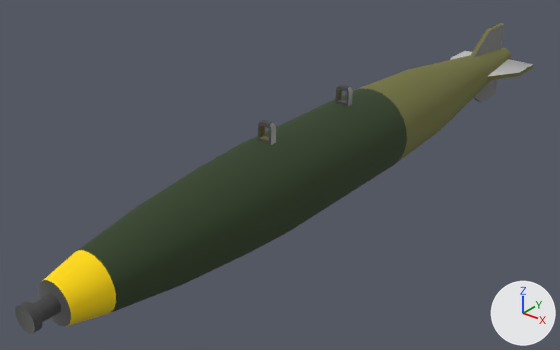
The glTF model Assets/Models/Ordinance/Bombs/Mk-81/MK-81 LDGP.glb as it was, and as the next commit left it.
Both versions are drawn from a 50 mm camera at (0.992, -1.284, 0.78) aimed at (-0.101, 0.083, -0.068). Arrows for +X, +Y and +Z are at lower right; the lights stay in place. Vertices at the same position are counted once.

In view in the first picture: 'Mk-82 Standard Tail'.
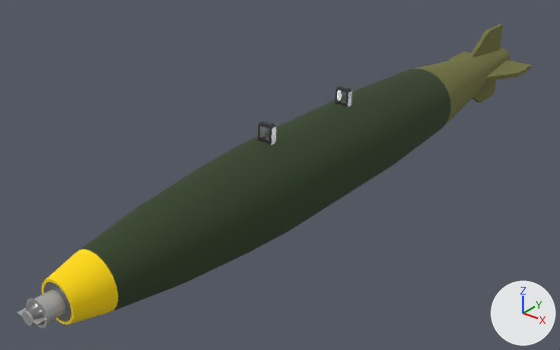
The edits, one by one:
Material 'Reflective Metal' (mat_reflective_metal) is new.
Its texture is img_mk82basetexture.
Its metallic is 0.5.
Its roughness is 0.25.
me_tailcylinder is used by ob_mk_82_standard_tail; location (0.0, 0.0, 0.0); rotation (1.571, 0.0, 0.0), in degrees (90, 0, 0); scale (0.111, 0.111, 0.111).
me_tailcylinder had 480 vertices, 964 faces and spanned x -1.1..1.1, y -1.1..1.4, z -10.4..6.5.
me_tailcylinder now has 548 vertices, 1100 faces and spans x -1.1..1.1, y -1.1..1.4, z -10.4..6.5.
me_tailcylinder part 1: 5 vertices moved from x -0.1..0.1, y -0.2..0.2, z 5.9..6.5 to x -0.3..0.3, y -0.3..0.2, z 5.9..6.3; 46 vertices removed from x -0.2..0.2, y -0.2..0.2, z 5.9..6.5; 134 vertices added at x -0.3..0.3, y -0.3..0.3, z 5.9..6.5.
me_tailcylinder part 2: 34 vertices removed from x -0.5..0.5, y -0.5..0.5, z -10.0..-8.2; 14 vertices added at x -0.5..0.5, y -0.5..0.5, z -8.1.
me_tailcylinder part 3: 8 vertices moved within x -0.2..0.2, y 1.0, z 0.7..0.9.
me_tailcylinder part 4: 8 vertices moved within x -0.2..0.2, y 1.0, z -1.9..-1.8.
me_tailcylinder part 5: 507 kept faces spanning x -1.1..1.1, y -1.1..1.4, z -10.4..6.3 get new texture (UV) coordinates.
me_tailcylinder now uses material mat_reflective_metal (picture img_mk82basetexture).
Object 'Mk-82 Standard Tail' (ob_mk_82_standard_tail) is rescaled from (0.111, 0.111, 0.111) to (0.11, 0.11, 0.11).

Where the change shows, as pixel boxes [x1, y1, x2, y2] in the pictures (560 x 350 px; the box of a moved part takes in the faces that stretch with it):
'Mk-82 Standard Tail', reshaped, rescaled
    before: [15, 23, 533, 334]
    after: [17, 24, 532, 328]
part 1 of me_tailcylinder, built on
    before: [15, 280, 71, 334]
    after: [17, 279, 74, 328]
part 2 of me_tailcylinder, cut back
    before: [412, 24, 519, 123]
    after: [410, 50, 507, 125]
part 3 of me_tailcylinder, moved or reshaped
    before: [251, 127, 279, 146]
    after: [252, 127, 279, 147]
part 4 of me_tailcylinder, moved or reshaped
    before: [332, 89, 379, 118]
    after: [332, 90, 377, 118]
part 5 of me_tailcylinder, surface changed
    before: [41, 23, 533, 326]
    after: [26, 24, 532, 328]
